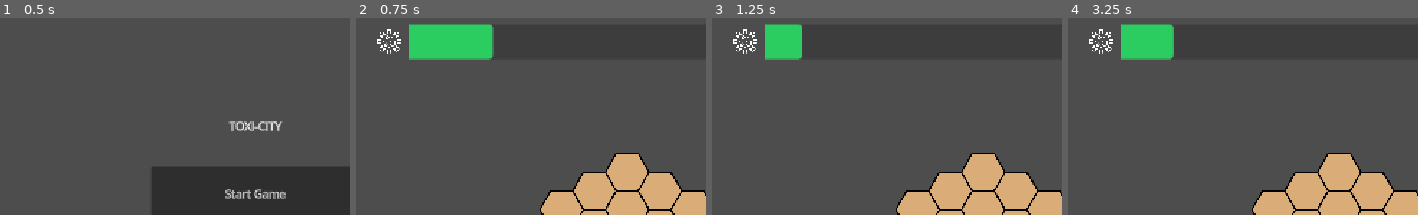
Above: before the commit, frames 1-4 (left to right).
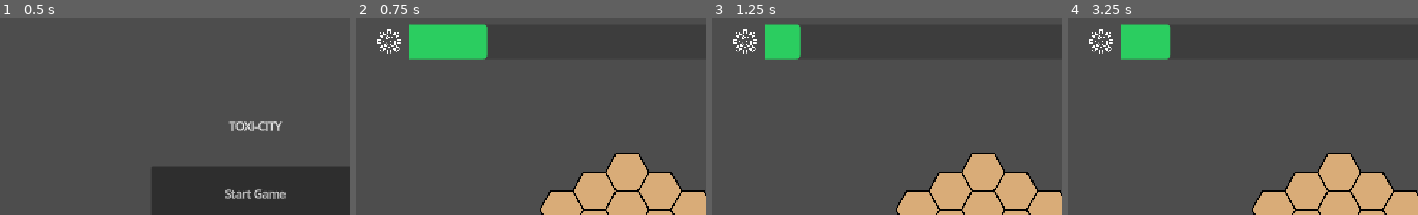
Above: after the commit, the same moments.

Repository: Docarchi/Toxi-City
Game: Godot game, scene res://main_menu.tscn
Two runs of this game, one before a commit and one after it. Both use one fixed random seed, a clock stepped at 60 frames per second and the inputs below.
Inputs (mouse positions are % of the whole screen's width and height, from its top left):
- Up to frame 1 (0.5 s): no input
- Up to frame 2 (0.75 s): click "Start Game" at 0.5 s
- Up to frame 3 (1.25 s): no input
- Up to frame 4 (3.25 s): move the mouse to (78, 48) at 1.27 s; click (78, 48) at 1.42 s; move the mouse to (30, 59) at 2.02 s; hold Escape (back) 2.03-2.75 s; click "Start Game" at 2.75 s
The pictures show only the part of the screen within x 16-66%, y 0-50%; the shares and areas given below are measured in that part.

Frame 1 is identical in both runs. In frame 2, 0.4% of the frame differs, in the area x 36-40%, y 3-22%; in frame 3, 0.2%; in frame 4, 0.2%.

Commit message:
change propagation difficulty

Diff:
--- a/level.gd
+++ b/level.gd
@@ -37,7 +37,10 @@
 
 func _process(delta: float) -> void:
 	label_nb_heal.text = str(nb_heal)
-	pb_toxicity.max_value = int(round($map_tiles.get_used_cells().size()*0.75))
+	var nb_cells = $map_tiles.get_used_cells().size()
+	pb_toxicity.max_value = int(round(nb_cells*0.8))
+	p_propagation = 0.6-0.3*nb_cells/220
+	print(p_propagation)
 	var nb_toxic = 0
 	for tile in $map_tiles.get_used_cells():
 		if $map_tiles.get_cell_tile_data(tile).get_custom_data("toxic"):
@@ -75,7 +78,7 @@
 
 func _on_pb_toxicity_level_value_changed(value: float) -> void:
 	if pb_toxicity.value == pb_toxicity.max_value:
-		$Popup_end/CenterContainer3/Label1.text = final_text[min(final_text.size()-1, round(nb_heal/45))]
+		$Popup_end/CenterContainer3/Label1.text = final_text[min(final_text.size()-1, round(nb_heal/55))]
 		$Toxi_Propagation.stop()
 		label_timer.stop()
 		$Timer_left.stop()
Not shown, changed: web_export/index.html
Not shown, changed: web_export/index.pck
Not shown, changed: web_export/index.zip
